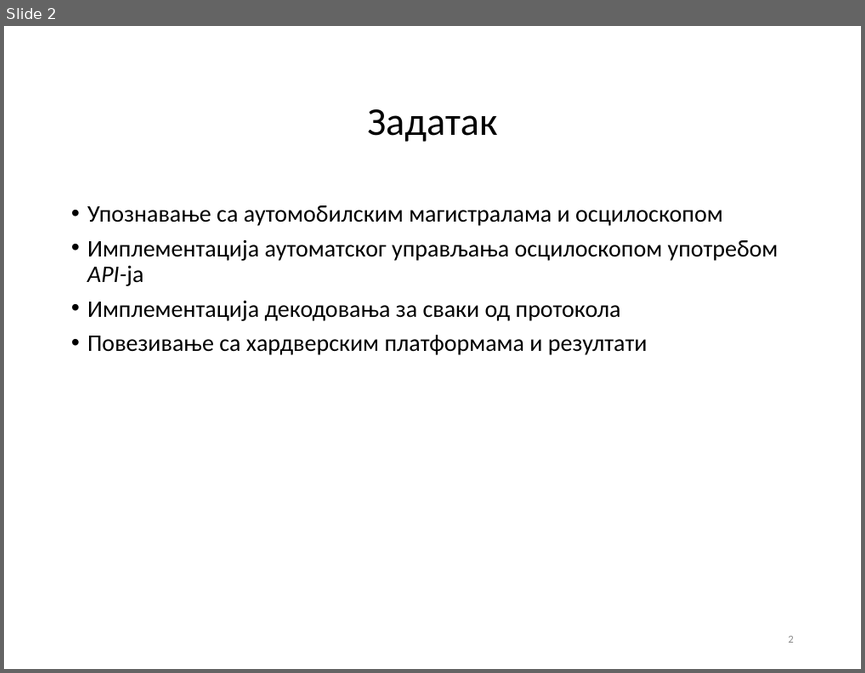
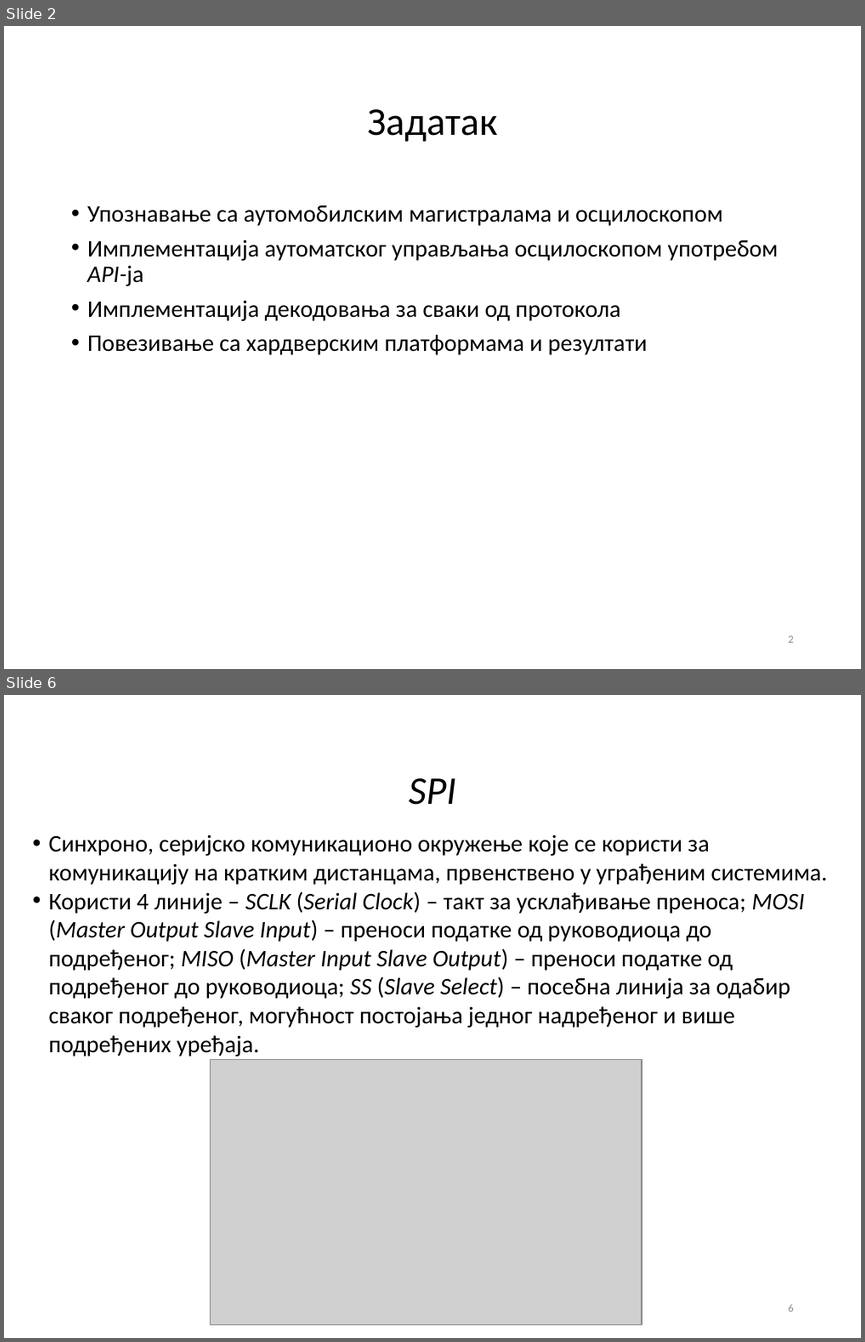
Before and after one commit to fjasic/bsc, a slide deck: documentation/Filip_Jasic_RA46-2014-prezentacija.ppt. Shown one above the other, each under a label of ours: slide 2 before the commit, slides 2 and 6 after it; the slides between them are not shown. The pictures are 865x673 and 865x1342 pixels, drawn with LibreOffice and Linux fonts; fonts in the diff are those of the drawing; grey boxes stand for pictures; background and template pictures are left out. Boxes give left, top, right and bottom in pixels: in the first picture for what was removed or moved away, otherwise in the second. Text is boxed around its words. In the diff, an @@ line names an element or a change of style, - is before the commit and + after.

```diff
--- a/documentation/Filip_Jasic_RA46-2014-prezentacija.ppt
+++ b/documentation/Filip_Jasic_RA46-2014-prezentacija.ppt
@@ slide 6 added at (4, 695, 861, 1338), background #FFFFFF @@
@@ title added at (409, 778, 456, 805), 33 pt, text #000000, italic @@
+SPI
@@ text added at (49, 834, 828, 1056), 20 pt, text #000000 @@
+• Синхроно, серијско комуникационо окружење које се користи за комуникацију на кратким дистанцама, првенствено у уграђеним системима.
+• Користи 4 линије – SCLK (Serial Clock) – такт за усклађивање преноса; MOSI (Master Output Slave Input) – преноси податке од руководиоца до подређеног; MISO (Master Input Slave Output) – преноси податке од подређеног до руководиоца; SS (Slave Select) – посебна линија за одабир сваког подређеног, могућност постојања једног надређеног и више подређених уређаја.
@@ picture added at (211, 1060, 642, 1326) @@
@@ page number added at (788, 1304, 793, 1311), 9 pt, text #898989 @@
+6
```
Also in this commit, not shown: 3 slides changed, 8 other slides added, 7 slides removed, 5 other files.
